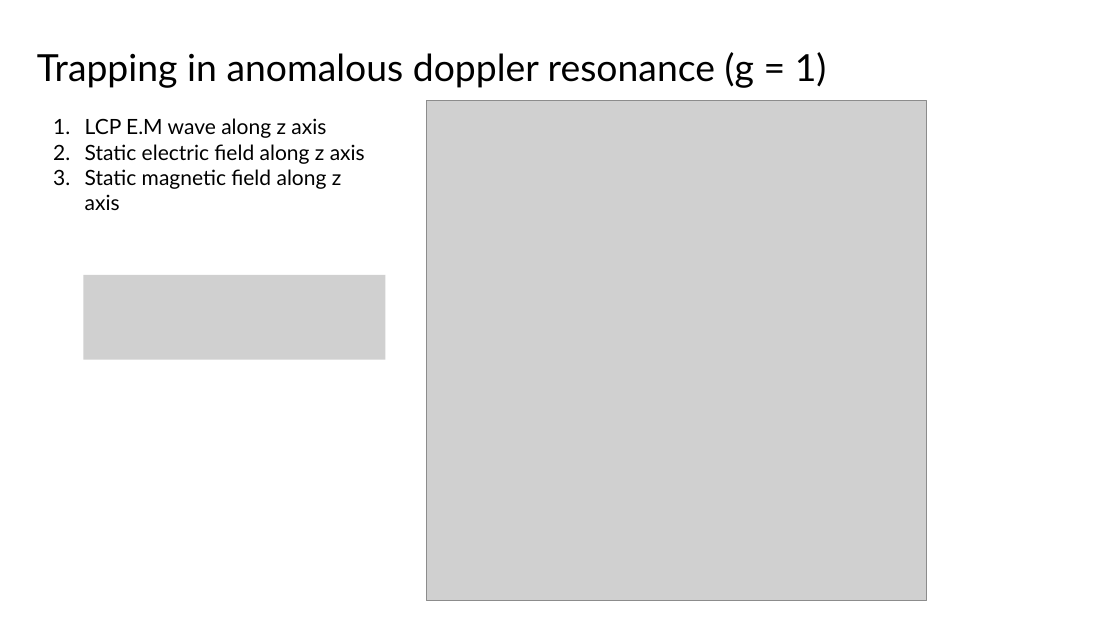
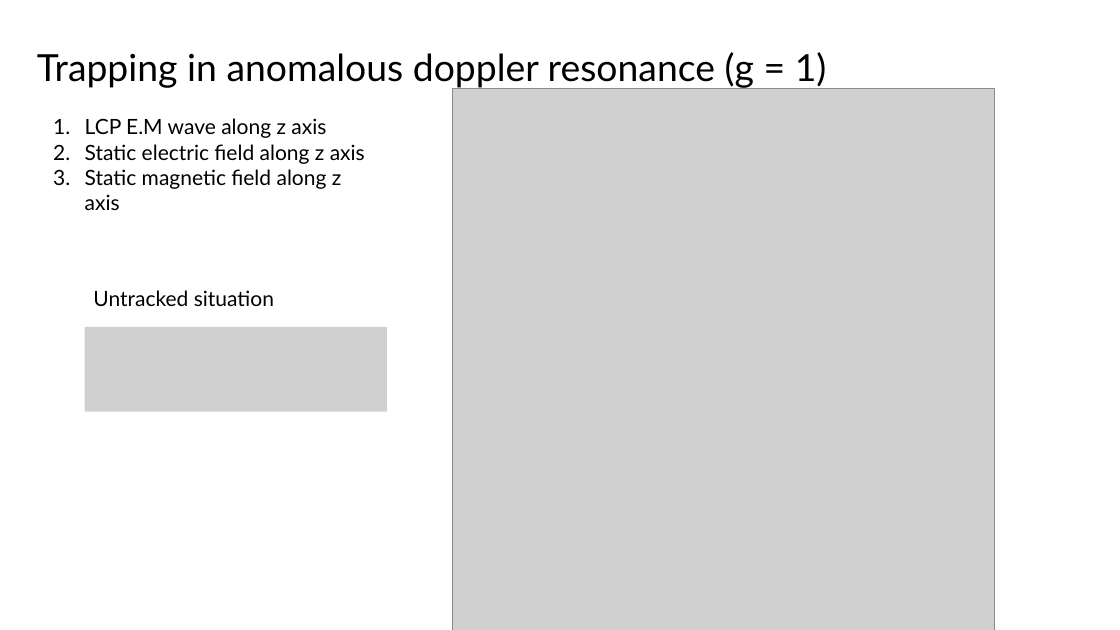
Before and after one commit to USTC-star/computer_share, a slide deck: slide 4 of paper modification/papers/Trapping analysis of a magnetic electron.pptx (slide 3 before the commit). Drawn at 1120x630 pixels with LibreOffice and Linux fonts; fonts in the diff are those of the drawing; grey boxes stand for pictures. Boxes give left, top, right and bottom in pixels: in the first picture for what was removed or moved away, otherwise in the second. Text is boxed around its words. In the diff, an @@ line names an element or a change of style, - is before the commit and + after.

```diff
--- a/paper modification/papers/Trapping analysis of a magnetic electron.pptx
+++ b/paper modification/papers/Trapping analysis of a magnetic electron.pptx
@@ picture: place and size @@
-picture at (427,101,928,601)
+picture at (452,88,994,630)
@@ text added at (93,290,274,306), 18 pt, text #000000 @@
+Untracked situation
@@ picture: place and size @@
-picture at (83,275,386,360)
+picture at (85,327,387,412)
```
Also in this commit, not shown: 1 other slide changed, 2 slides added, 6 other files.
